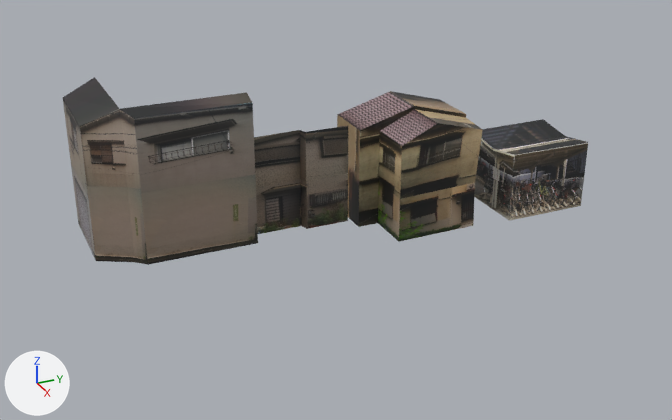
Two versions of the Blender file モデリング/新家系ストラクチャ/北千住~南千住/関屋・河原/6L.blend, one commit apart.
One viewpoint serves both versions: a camera (50 mm lens) standing at (47.2, -39.8, 28.7) and looking at (-8.0, -14.9, 1.1). The axes (+X, +Y, +Z) are drawn at lower left. The lights are the same throughout. The first picture is the older version.

In view in the first picture: '立方体', '立方体.026', '立方体.028', '立方体.029'.
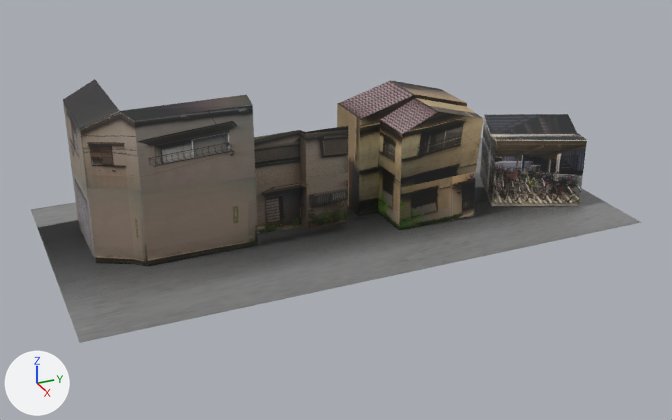
What changed in the scene script:
```text
Add img_kage_png:
    img_kage_png = load_image('kage.png', 'kage.png', 1537, 701, 'sRGB')
Add img_preparetemp_1p_0_png:
    img_preparetemp_1p_0_png = load_image('PrepareTemp-1p-0.png', 'PrepareTemp-1p-0.png', 256, 256, 'sRGB')
Add mat_マテリアル_002:
    mat_マテリアル_002 = principled_material('マテリアル.002')
    mat_マテリアル_002.texture = img_kage_png  # with its transparency
Add mat_マテリアル_001:
    mat_マテリアル_001 = principled_material('マテリアル.001')
    mat_マテリアル_001.texture = img_preparetemp_1p_0_png
Add me_平面_001:
    me_平面_001.from_pydata(...)  # 6 vertices, 2 faces; spans x -7.6..6.2, y -60.9..-23.2, z -0.2..-0.1
    me_平面_001.materials.append(mat_マテリアル_002)  # picture img_kage_png
Add me_平面_007:
    me_平面_007.from_pydata(...)  # 4 vertices, 1 face; spans x -11.0..9.2, y -60.9..-20.8, z -0.2..-0.1
    me_平面_007.materials.append(mat_マテリアル_001)  # picture img_preparetemp_1p_0_png
Change ob_立方体_029:
    ob_立方体_029.location: (-8.07, 0.01, 0.0) -> (-8.07, 0.01, 0.97)
    ob_立方体_029.rotation_euler: (0.0, 0.0, 0.0) -> (0.0, 0.0, -0.407)  # degrees (0, 0, 0) -> degrees (0, 0, -23)
Change ob_立方体_028:
    ob_立方体_028.location: (-4.28, -8.58, 0.0) -> (-4.28, -8.58, 0.84)
Change ob_立方体:
    ob_立方体.location: (-8.27, -22.12, 1.11) -> (-8.27, -22.12, 0.97)
Add ob_平面_001:
    ob_平面_001 = bpy.data.objects.new('平面.001', me_平面_001)
    ob_平面_001.location = (-8.79, 26.39, 0.09)
Add ob_平面_007:
    ob_平面_007 = bpy.data.objects.new('平面.007', me_平面_007)
    ob_平面_007.location = (-8.79, 26.39, 0.0)
```

Location of each change, (x1, y1, x2, y2) in pixels of the pictures (672 x 420 px):
'平面.007', added
    after: (31, 138, 641, 343)
'立方体', moved
    before: (63, 77, 258, 265)
    after: (63, 79, 258, 266)
'立方体.028', moved
    before: (337, 91, 483, 242)
    after: (337, 80, 483, 230)
'立方体.029', moved, turned
    before: (474, 119, 588, 221)
    after: (480, 114, 587, 206)
'平面.001', added
    after: (38, 187, 512, 268)
